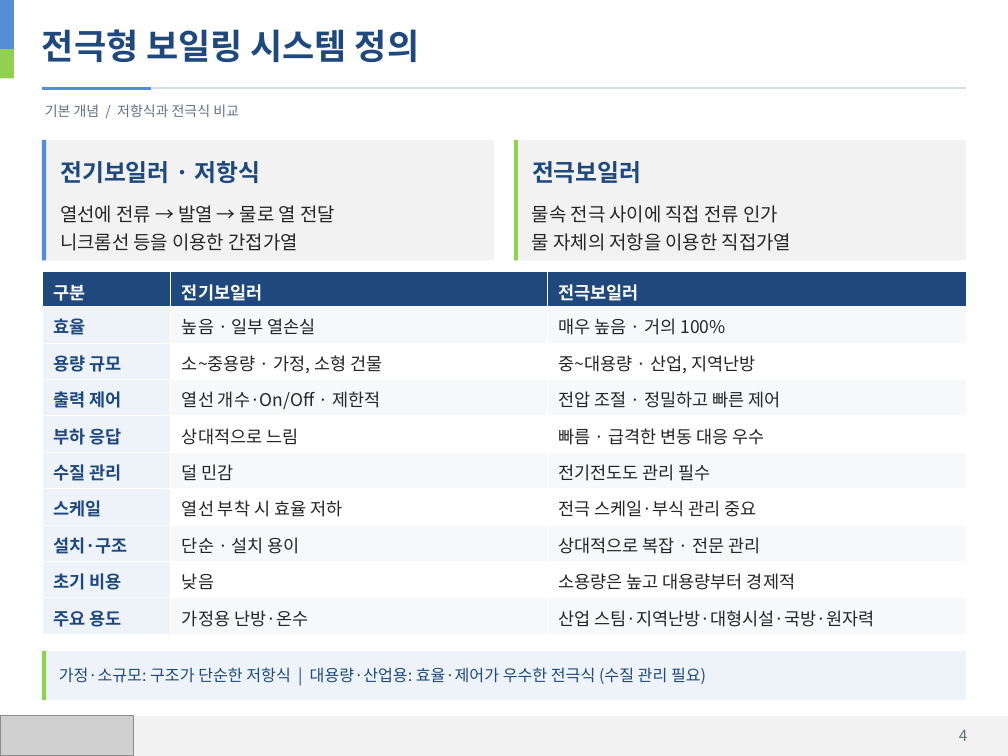
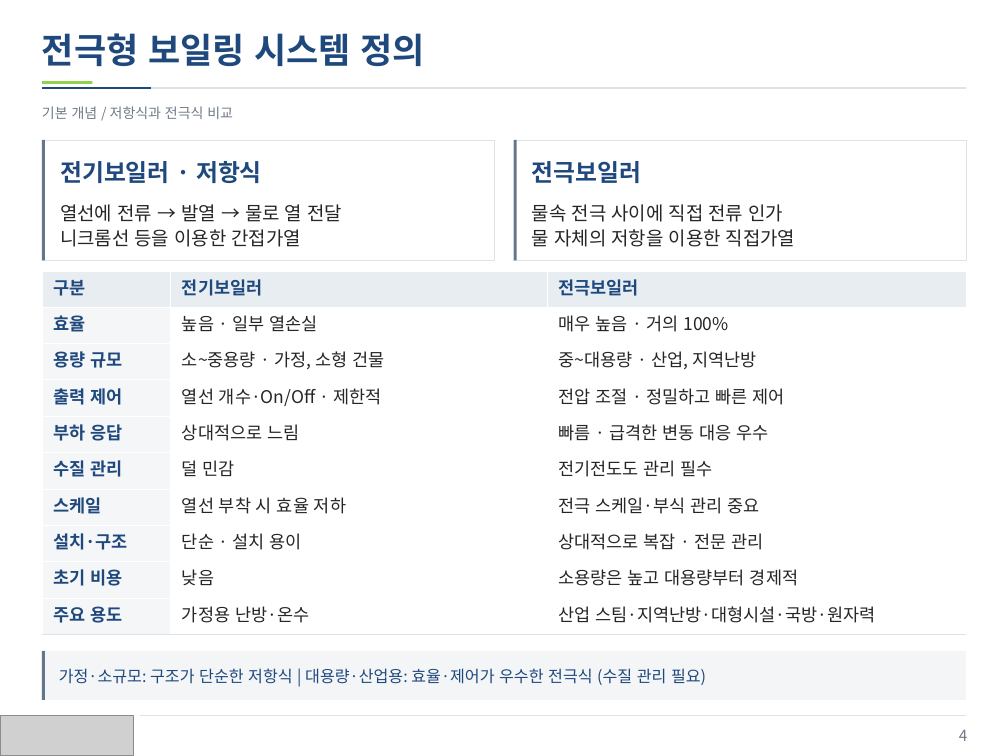
Before and after one commit to jskang5000-arch/my-PPT, a slide deck: slide 4 of KITECH_Boiler.pptx. Drawn at 1008x756 pixels with LibreOffice and Linux fonts; fonts in the diff are those of the drawing; grey boxes stand for pictures. Boxes give left, top, right and bottom in pixels: in the first picture for what was removed or moved away, otherwise in the second. Text is boxed around its words. In the diff, an @@ line names an element or a change of style, - is before the commit and + after.

Commit message:
Refine presentation colors and text alignment

```diff
--- a/KITECH_Boiler.pptx
+++ b/KITECH_Boiler.pptx
@@ text "전극형 보일링 시스템 정의" at (42,33,425,66): line spacing 1.12 to 33.5pt; less space between paragraphs @@
@@ rectangle removed at (0,49,14,79) @@
@@ line (42, 89) - (966, 89): stroke #D6DFE9 1 pt to #DEE3E8 1 pt @@
@@ line (42, 89) - (151, 89): stroke #558ED5 2 pt to #1F497D 1 pt @@
@@ rectangle: place and size @@
-rectangle at (0,0,14,49)
+rectangle at (42,82,93,85)
@@ rectangle at (42,82,93,85): fill #558ED5 to #92D050 @@
@@ text "기본 개념 / 저항식과 전극식 ..." at (42,106,233,119): text colour #627184 to #707B87; line spacing 1.12 to 13.4pt; less space between paragraphs @@
@@ rectangle at (42,140,495,260): fill #F2F2F2 to #FFFFFF; outline none to #DEE3E8 0.6 pt @@
@@ rectangle at (42,140,45,260): fill #558ED5 to #65758A @@
@@ rectangle at (514,140,967,260): fill #F2F2F2 to #FFFFFF; outline none to #DEE3E8 0.6 pt @@
@@ rectangle at (514,140,517,260): fill #92D050 to #65758A @@
@@ text "전기보일러 · 저항식" at (60,161,262,183): line spacing 1.12 to 22.8pt; less space between paragraphs @@
@@ text "열선에 전류 → 발열 → ..." at (60,204,342,247): line spacing 1.12 to 18.1pt; less space between paragraphs @@
@@ text "물속 전극 사이에 직접 전류 ..." at (532,204,795,247): line spacing 1.12 to 18.1pt; less space between paragraphs @@
@@ table at (42,271,967,634) @@
@@ fill #1F497D to #E8EDF2 in row 1 @@
@@ fill #EDF3F9 to #F5F6F8 in 9 cells @@
@@ fill #F6F8FA to #FFFFFF in 10 cells @@
@@ text colour #FFFFFF to #1F497D in "구분", "전기보일러", "전극보일러" @@
@@ line spacing 1.06 to 16.8pt @@
@@ borders changed @@
@@ rectangle at (42,651,967,701): fill #EDF3F9 to #F3F5F7 @@
@@ rectangle at (42,651,45,701): fill #92D050 to #65758A @@
@@ text "가정·소규모: 구조가 단순한 저항식 | ..." at (59,668,706,685): line spacing 1.12 to 15.4pt; less space between paragraphs @@
@@ rectangle at (0,716,1008,756): fill #F2F2F2 to #FFFFFF @@
@@ line added from (140, 716) to (966, 716), #DEE3E8 0.6 pt @@
```
Also in this commit, not shown: 33 other slides changed.
